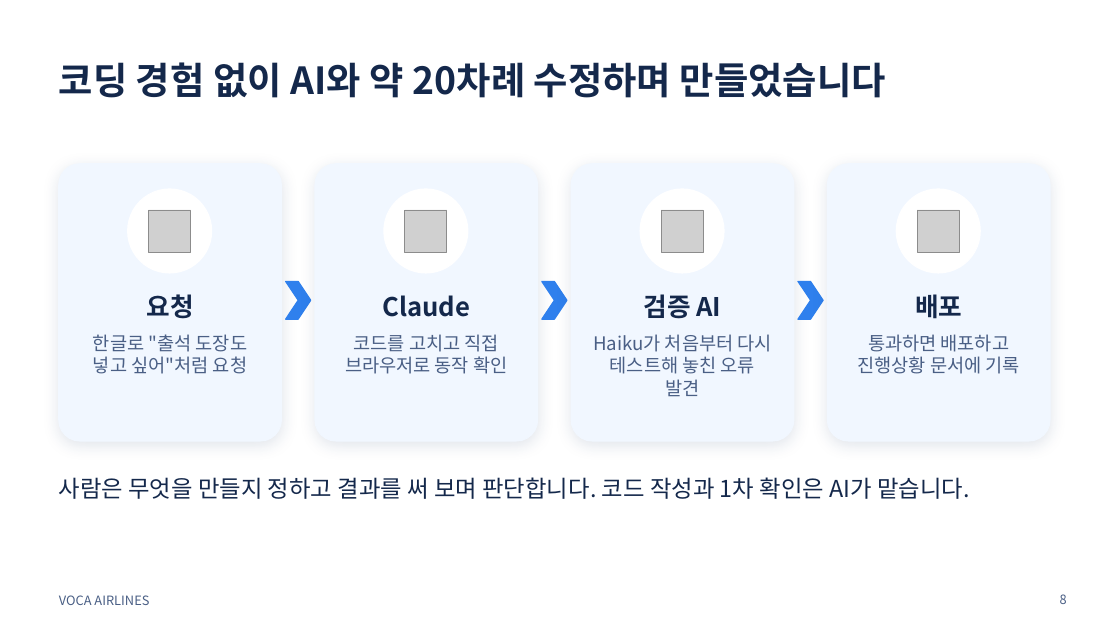
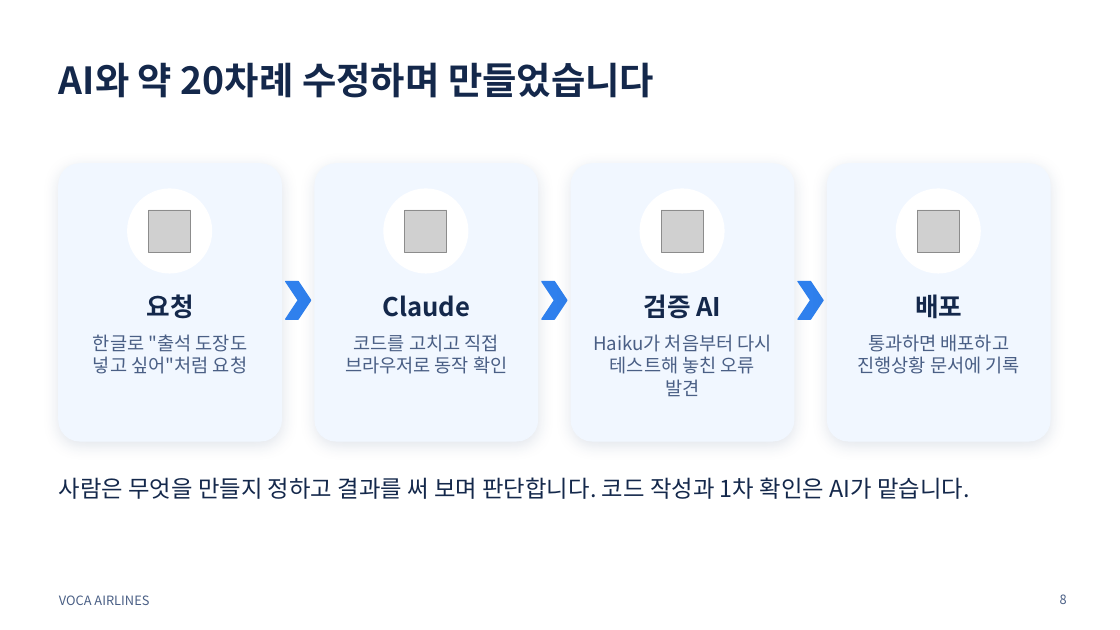
Before and after one commit to monacoooo/voca, a slide deck: slide 8 of vocaair-intro.pptx. Drawn at 1120x630 pixels with LibreOffice and Linux fonts; fonts in the diff are those of the drawing; grey boxes stand for pictures. Boxes give left, top, right and bottom in pixels: in the first picture for what was removed or moved away, otherwise in the second. Text is boxed around its words. In the diff, an @@ line names an element or a change of style, - is before the commit and + after.

```diff
--- a/vocaair-intro.pptx
+++ b/vocaair-intro.pptx
@@ title at (x1=59, y1=62, x2=654, y2=98): text changed @@
-코딩 경험 없이 AI와 약 20차례 수정하며 만들었습니다
+AI와 약 20차례 수정하며 만들었습니다
```
Also in this commit, not shown: 1 other file.
